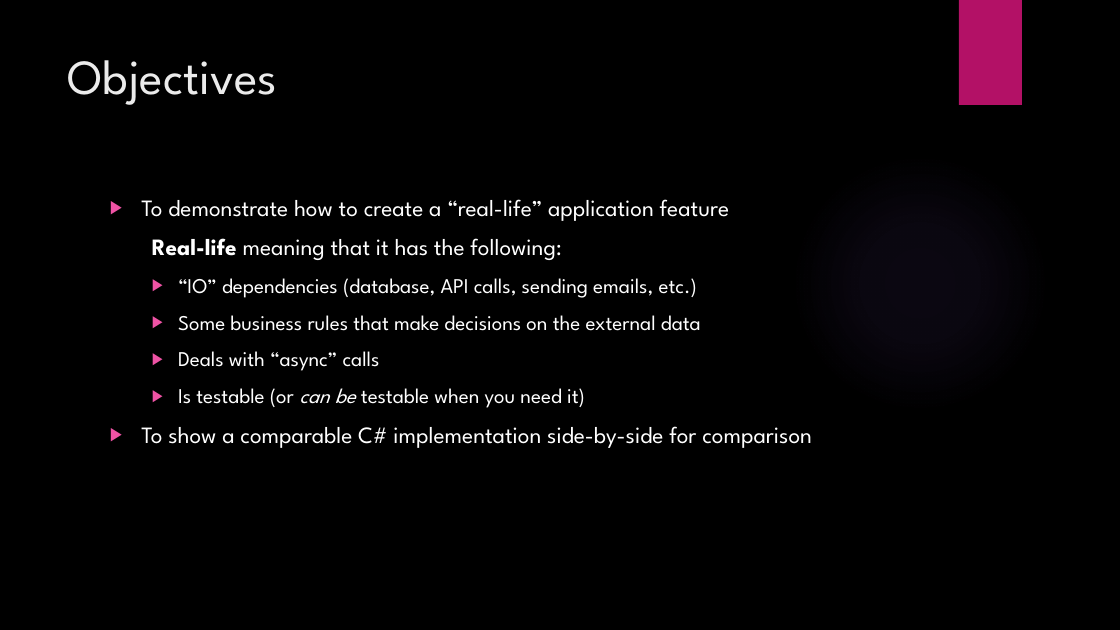
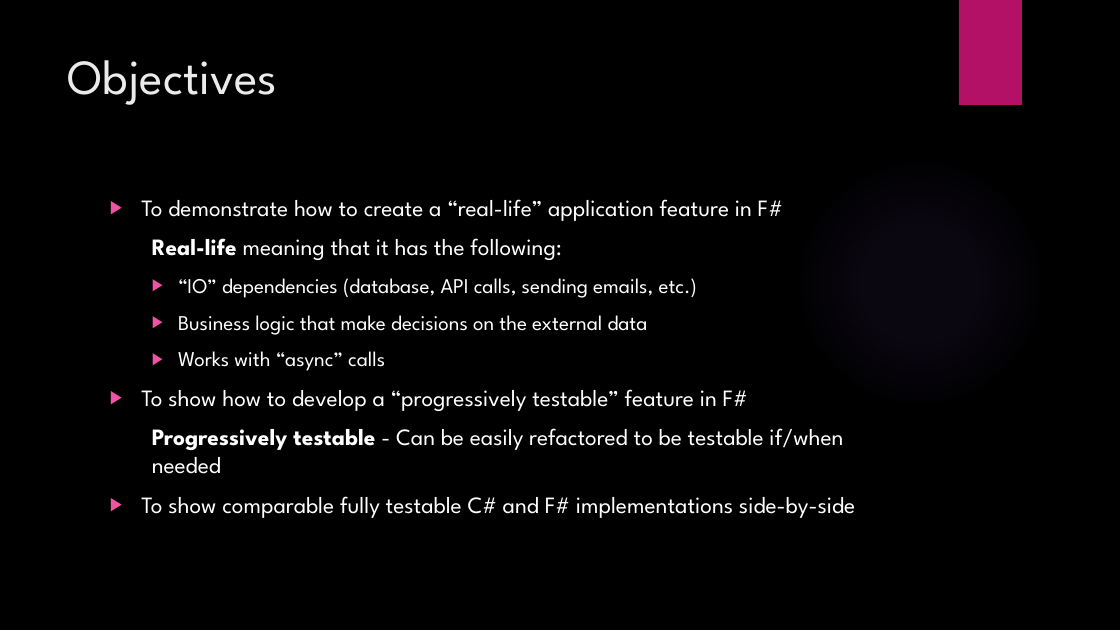
Before and after one commit to JordanMarr/TradeMinderFSharp, a slide deck: slide 2 of TradeMinder F# - C#.pptx. Drawn at 1120x630 pixels with LibreOffice and Linux fonts; fonts in the diff are those of the drawing; background and template pictures are left out. Boxes give left, top, right and bottom in pixels: in the first picture for what was removed or moved away, otherwise in the second. Text is boxed around its words. In the diff, an @@ line names an element or a change of style, - is before the commit and + after.

```diff
--- a/TradeMinder F# - C#.pptx
+++ b/TradeMinder F# - C#.pptx
@@ text at (141,199,783,221): text changed @@
-▶ To demonstrate how to create a “real-life” application feature
+▶ To demonstrate how to create a “real-life” application feature in F#
@@ text at (141,315,855,518): text changed; size 18 to 20 pt @@
-  ▶ Some business rules that make decisions on the external data
-  ▶ Deals with “async” calls
-  ▶ Is testable (or can be testable when you need it)
-▶ To show a comparable C# implementation side-by-side for comparison
+  ▶ Business logic that make decisions on the external data
+  ▶ Works with “async” calls
+▶ To show how to develop a “progressively testable” feature in F#
+  Progressively testable - Can be easily refactored to be testable if/when needed
+▶ To show comparable fully testable C# and F# implementations side-by-side
```
Also in this commit, not shown: 21 other slides changed.
